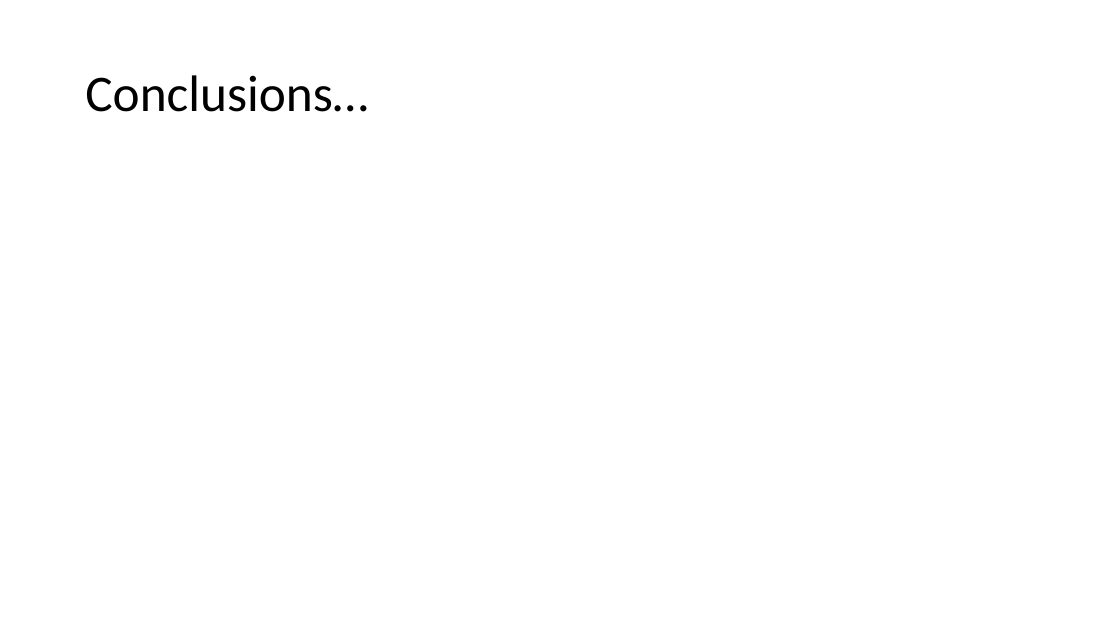
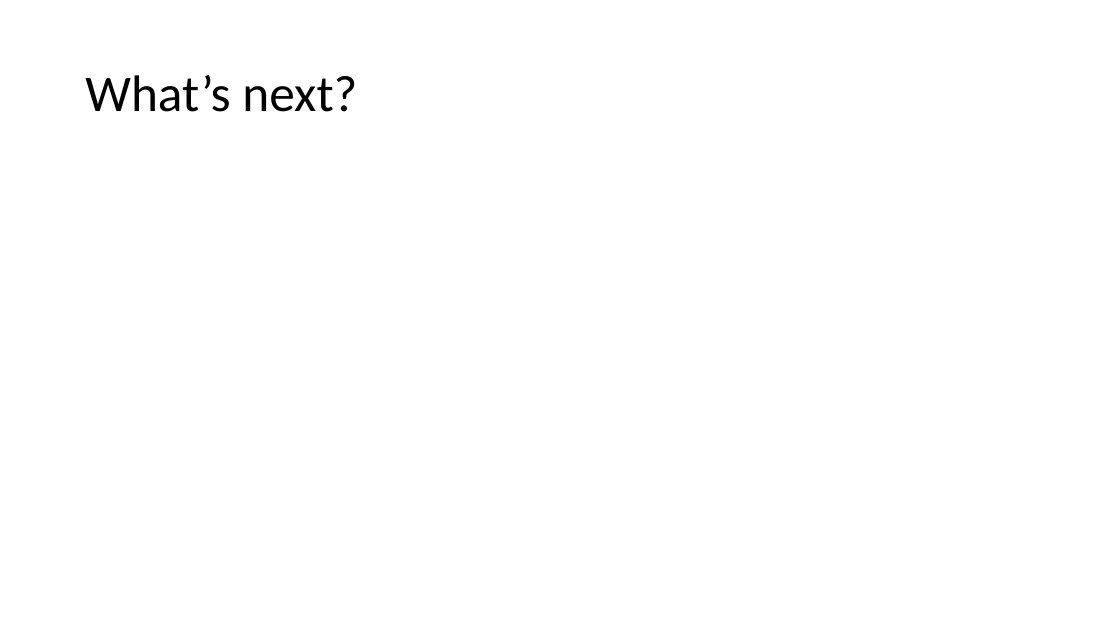
Before and after one commit to muftring/iu-datavis, a slide deck: slide 19 of project/mid-term-presentation.pptx. Drawn at 1120x630 pixels with LibreOffice and Linux fonts; fonts in the diff are those of the drawing. Boxes give left, top, right and bottom in pixels: in the first picture for what was removed or moved away, otherwise in the second. Text is boxed around its words. In the diff, an @@ line names an element or a change of style, - is before the commit and + after.

```diff
--- a/project/mid-term-presentation.pptx
+++ b/project/mid-term-presentation.pptx
@@ title at (85, 75, 357, 112): text changed @@
-Conclusions…
+What’s next?
```
Also in this commit, not shown: 4 other slides changed, 4 slides added, 4 slides removed, 8 other files.
